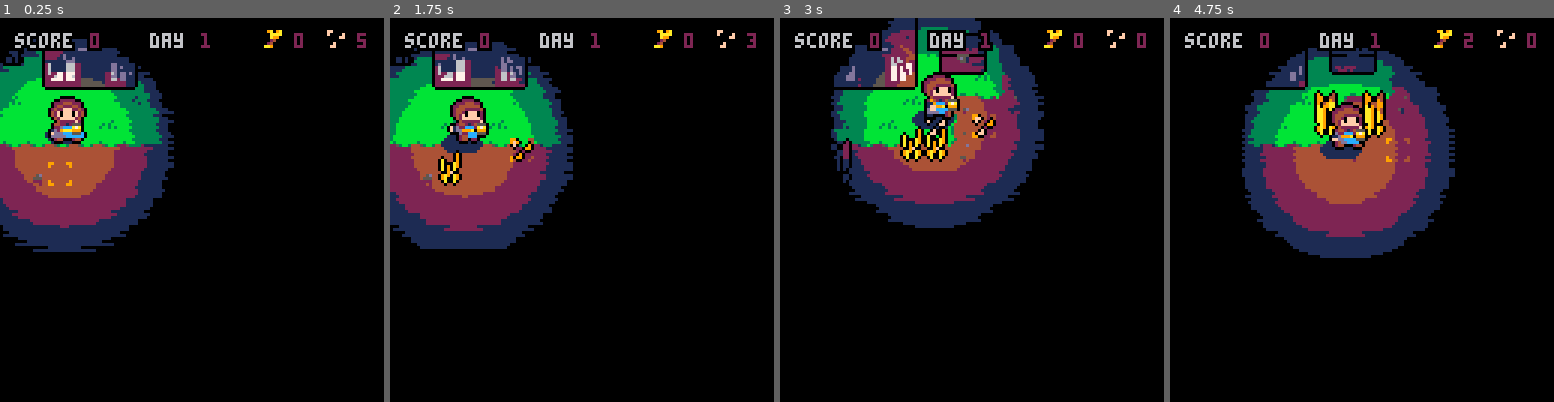
Above: before the commit, frames 1-4 (left to right).
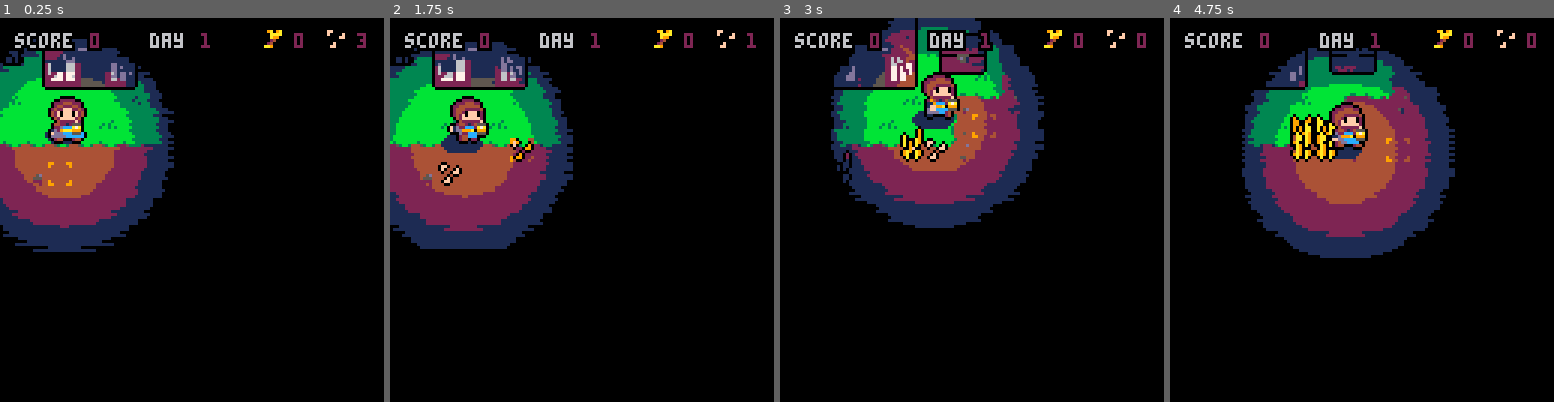
Above: after the commit, the same moments.

Repository: jessemillar/darkest-moon
Game: PICO-8 cartridge darkest-moon.p8
The game is run twice, just before and just after one commit, with the same random seed, the same clock (stepped at 60 frames per second) and the same inputs.
Inputs:
- Up to frame 1 (0.25 s): no input
- Up to frame 2 (1.75 s): tap X (X key) at 0.33, 1.07 s; tap O (Z key) at 0.7, 1.7 s; hold Right from 1.6 s (still down)
- Up to frame 3 (3 s): tap X (X key) at 1.85, 2.97 s; release Right at 2.1 s; tap O (Z key) at 2.1, 2.5, 2.9 s; hold Up 2.15-2.42 s; hold Right from 2.47 s (still down)
- Up to frame 4 (4.75 s): release Right at 3.03 s; hold Left 3.08-3.58 s; tap O (Z key) every 0.4 s from 3.3 to 4.5 s; hold Down 3.63-3.97 s; hold Right 4.02-4.68 s; tap X (X key) at 4.08 s; hold Up from 4.73 s (still down)

The runs differ from the first frame. In frame 1, less than 0.1% of the frame differs, in the area x 92-96%, y 4-7%; in frame 2, 0.4%; in frame 3, 0.8%; in frame 4, 2.1%, in the area x 31-79%, y 4-38%.

Commit message:
Working text box for 'Streak up!' messages

Diff:
--- a/darkest-moon.p8
+++ b/darkest-moon.p8
@@ -895,6 +895,124 @@
  end
 end
 
+function tbox(speaker, message) -- add a new text box
+	local linebreak=1 -- keeps track of the last linebreak position
+
+	if #tbox_messages>0 and #tbox_messages%2==1 then -- add an empty line for a "new" dialogue box if a previous message exists in the queue
+		tbox_line(speaker, "")
+	end
+
+	for i=0,flr(#message/26) do -- search through the message and break it into words
+		local line=sub(message, linebreak, linebreak+26) -- lines are 26 characters but grab 26 to do a lookahead check
+
+		if #line==27 and #message>linebreak+26 then -- if we're not near the end of the message
+			for j=#line,0,-1 do -- look backward for the first whitespace character to determine the linebreak
+				if sub(line,j,j)==" " then
+					local lookahead=0
+
+					if j==#line then -- if the line ends perfectly at the end of a word...
+						lookahead=1
+					end
+
+					tbox_line(speaker, sub(line, 0, j+lookahead)) -- add the word to the array
+					linebreak+=j
+					break
+				end
+			end
+		else
+			tbox_line(speaker, line) -- add the rest of the message to the text boxes array
+			break -- only add the message once
+		end
+	end
+end
+
+-- a utility function for easily adding a line to the messages array
+function tbox_line(speaker, line)
+	local line={speaker=speaker, line=line, animation=0}
+	add(tbox_messages, line)
+end
+
+-- check for button presses so we can clear text box messages
+function tbox_interact()
+	if btnp(4) then
+		if #tbox_messages>1 then
+			if tbox_messages[2].animation==#tbox_messages[2].line then
+				tbox_dismiss()
+			end
+		elseif #tbox_messages>0 then
+			if tbox_messages[1].animation==#tbox_messages[1].line then
+				tbox_dismiss()
+			end
+		end
+	end
+end
+
+function tbox_dismiss()
+	sfx(10) -- play a sound effect
+
+	if #tbox_messages>1 then -- delete two lines if there are two
+		del(tbox_messages, tbox_messages[1])
+	end
+
+	del(tbox_messages, tbox_messages[1])
+end
+
+-- check if a text box is currently visible (useful if the dialogue clear button is used for other actions as well)
+function tbox_active()
+	if #tbox_messages>0 then
+		return true
+	end
+
+	return false
+end
+
+-- draw the text boxes (if any)
+function tbox_draw()
+	if #tbox_messages>0 then -- only draw if there are messages
+		rectfill(3, 103, 124, 123, 7) -- draw border rectangle
+		rectfill(5, 106, 122, 121, 1) -- draw fill rectangle
+		line(5, 105, 122, 105, 6) -- draw top border shadow
+		line(3, 124, 124, 124, 6) -- draw bottom border shadow
+
+		-- draw the speaker portrait
+		if #tbox_messages[1].speaker>0 then
+			local speaker_width=#tbox_messages[1].speaker*4
+
+			-- limit the width of the speaker box
+			if speaker_width>115 then
+				speaker_width=115
+			end
+
+			rectfill(3, 96, speaker_width+9, 102, 7) -- draw border rectangle
+			rectfill(5, 99, speaker_width+7, 105, 1) -- draw fill rectangle
+			line(5, 98, speaker_width+7, 98, 6) -- draw top border shadow
+
+			print(sub(tbox_messages[1].speaker, 0, 28), 7, 101, 7)
+		end
+
+		-- print the message
+		if tbox_messages[1].animation<#tbox_messages[1].line then
+			sfx(15)
+			tbox_messages[1].animation+=1
+		elseif #tbox_messages>1 and tbox_messages[2].animation<#tbox_messages[2].line then
+			sfx(15)
+			tbox_messages[2].animation+=1
+		end
+
+		print(sub(tbox_messages[1].line, 0, tbox_messages[1].animation), 7, 108, 7)
+		if #tbox_messages>1 then -- only draw a second line if one exist
+			print(sub(tbox_messages[2].line, 0, tbox_messages[2].animation), 7, 115, 7)
+		end
+
+		-- draw and animate the arrow
+		if t%10<5 then
+			spr(63, 116, 116)
+		else
+			spr(63, 116, 117)
+		end
+	end
+end
+
 function _draw()
 	cls() -- clear the screen
 
@@ -932,12 +1050,15 @@
 	clip(0,0,128,128)
 
 	renderHUD()
+	tbox_draw() -- draw the message boxes (if any)
 
 	-- debug_collisions()
 	-- show_performance()
 end
 
 function _init()
+	t=0 -- the text box timer
+	tbox_messages={} -- keep track of text boxes and their line overflows
 	day=1 -- keep track of the "level"
 	score=0
 
@@ -976,12 +1097,18 @@
 end
 
 function _update()
-	-- let all objects update
-	update_entities()
-
-	-- check for collisions
-	-- collision callbacks happen here
-	do_collisions()
+	t=t+1 -- increment the text box timer
+
+	if #tbox_messages==0 then
+		-- let all objects update
+		update_entities()
+
+		-- check for collisions
+		-- collision callbacks happen here
+		do_collisions()
+	end
+
+	tbox_interact()
 end
 
 chest=kind({
@@ -995,8 +1122,20 @@
 
 function chest:walked_into(ob)
 	if player_inventory_harvested>0 then
+		if player_inventory_harvested==player_inventory_seeds_max and player_inventory_seeds==0 then
+			player_harvesting_streak+=1
+
+			if player_harvesting_streak%2 then
+				player_inventory_seeds_max+=1
+			end
+
+			tbox("", "streak up!")
+		else
+			player_harvesting_streak=0
+		end
+
 		sfx(10)
-		score+=player_inventory_harvested*10
+		score+=player_inventory_harvested*10+50*player_harvesting_streak
 		player_inventory_harvested=0
 	end
 end
@@ -1197,7 +1336,9 @@
 player_sleeping=false
 player_waking=false
 player_inventory_harvested=0
-player_inventory_seeds=5
+player_inventory_seeds_max=3
+player_inventory_seeds=player_inventory_seeds_max
+player_harvesting_streak=0
 
 player_sprites={
 	2,2,32,8
@@ -1234,6 +1375,19 @@
 			end
 		else
 			self.frm=0
+		end
+
+		-- constrain the player to the screen
+		if self.pos.x<0 then
+			self.pos.x=0
+		elseif self.pos.x>128 then
+			self.pos.x=128
+		end
+
+		if self.pos.y<0 then
+			self.pos.y=0
+		elseif self.pos.y>128 then
+			self.pos.y=128
 		end
 
 		-- update shadow position
@@ -1283,6 +1437,7 @@
 			mrdr.pos.x=flr(rnd(128))
 			mrdr.pos.y=150
 			self.facing=4
+			player_inventory_seeds=player_inventory_seeds_max
 		end
 
 		if player_waking then
@@ -1318,6 +1473,8 @@
 
 	spr(143,pos.x-4,pos.y-4)
 end
+
+wheat_growth_rate=35
 
 wheat=kind({
 	extends=entity,
@@ -1328,10 +1485,14 @@
 
 function wheat:s_default(t)
 	-- grow
-	if self.t>0 and self.t%25==0 then -- define the growth rate with modulus
+	if self.t>0 and self.t%wheat_growth_rate==0 then -- define the growth rate with modulus
 		if self.growth<3 then
 			self.growth+=1
 		end
+	end
+
+	if player_sleeping or player_waking then
+		self.state="s_destroy"
 	end
 
 	collide(self,"cbox",self.hit_object)
--- /dev/null
+++ b/src/12_textboxes.p8
@@ -0,0 +1,117 @@
+function tbox(speaker, message) -- add a new text box
+	local linebreak=1 -- keeps track of the last linebreak position
+
+	if #tbox_messages>0 and #tbox_messages%2==1 then -- add an empty line for a "new" dialogue box if a previous message exists in the queue
+		tbox_line(speaker, "")
+	end
+
+	for i=0,flr(#message/26) do -- search through the message and break it into words
+		local line=sub(message, linebreak, linebreak+26) -- lines are 26 characters but grab 26 to do a lookahead check
+
+		if #line==27 and #message>linebreak+26 then -- if we're not near the end of the message
+			for j=#line,0,-1 do -- look backward for the first whitespace character to determine the linebreak
+				if sub(line,j,j)==" " then
+					local lookahead=0
+
+					if j==#line then -- if the line ends perfectly at the end of a word...
+						lookahead=1
+					end
+
+					tbox_line(speaker, sub(line, 0, j+lookahead)) -- add the word to the array
+					linebreak+=j
+					break
+				end
+			end
+		else
+			tbox_line(speaker, line) -- add the rest of the message to the text boxes array
+			break -- only add the message once
+		end
+	end
+end
+
+-- a utility function for easily adding a line to the messages array
+function tbox_line(speaker, line)
+	local line={speaker=speaker, line=line, animation=0}
+	add(tbox_messages, line)
+end
+
+-- check for button presses so we can clear text box messages
+function tbox_interact()
+	if btnp(4) then
+		if #tbox_messages>1 then
+			if tbox_messages[2].animation==#tbox_messages[2].line then
+				tbox_dismiss()
+			end
+		elseif #tbox_messages>0 then
+			if tbox_messages[1].animation==#tbox_messages[1].line then
+				tbox_dismiss()
+			end
+		end
+	end
+end
+
+function tbox_dismiss()
+	sfx(10) -- play a sound effect
+
+	if #tbox_messages>1 then -- delete two lines if there are two
+		del(tbox_messages, tbox_messages[1])
+	end
+
+	del(tbox_messages, tbox_messages[1])
+end
+
+-- check if a text box is currently visible (useful if the dialogue clear button is used for other actions as well)
+function tbox_active()
+	if #tbox_messages>0 then
+		return true
+	end
+
+	return false
+end
+
+-- draw the text boxes (if any)
+function tbox_draw()
+	if #tbox_messages>0 then -- only draw if there are messages
+		rectfill(3, 103, 124, 123, 7) -- draw border rectangle
+		rectfill(5, 106, 122, 121, 1) -- draw fill rectangle
+		line(5, 105, 122, 105, 6) -- draw top border shadow
+		line(3, 124, 124, 124, 6) -- draw bottom border shadow
+
+		-- draw the speaker portrait
+		if #tbox_messages[1].speaker>0 then
+			local speaker_width=#tbox_messages[1].speaker*4
+
+			-- limit the width of the speaker box
+			if speaker_width>115 then
+				speaker_width=115
+			end
+
+			rectfill(3, 96, speaker_width+9, 102, 7) -- draw border rectangle
+			rectfill(5, 99, speaker_width+7, 105, 1) -- draw fill rectangle
+			line(5, 98, speaker_width+7, 98, 6) -- draw top border shadow
+
+			print(sub(tbox_messages[1].speaker, 0, 28), 7, 101, 7)
+		end
+
+		-- print the message
+		if tbox_messages[1].animation<#tbox_messages[1].line then
+			sfx(15)
+			tbox_messages[1].animation+=1
+		elseif #tbox_messages>1 and tbox_messages[2].animation<#tbox_messages[2].line then
+			sfx(15)
+			tbox_messages[2].animation+=1
+		end
+
+		print(sub(tbox_messages[1].line, 0, tbox_messages[1].animation), 7, 108, 7)
+		if #tbox_messages>1 then -- only draw a second line if one exist
+			print(sub(tbox_messages[2].line, 0, tbox_messages[2].animation), 7, 115, 7)
+		end
+
+		-- draw and animate the arrow
+		if t%10<5 then
+			spr(63, 116, 116)
+		else
+			spr(63, 116, 117)
+		end
+	end
+end
--- a/src/_draw.p8
+++ b/src/_draw.p8
@@ -35,6 +35,7 @@
 	clip(0,0,128,128)
 
 	renderHUD()
+	tbox_draw() -- draw the message boxes (if any)
 
 	-- debug_collisions()
 	-- show_performance()
--- a/src/_init.p8
+++ b/src/_init.p8
@@ -1,4 +1,6 @@
 function _init()
+	t=0 -- the text box timer
+	tbox_messages={} -- keep track of text boxes and their line overflows
 	day=1 -- keep track of the "level"
 	score=0
 
--- a/src/_update.p8
+++ b/src/_update.p8
@@ -1,8 +1,14 @@
 function _update()
-	-- let all objects update
-	update_entities()
+	t=t+1 -- increment the text box timer
 
-	-- check for collisions
-	-- collision callbacks happen here
-	do_collisions()
+	if #tbox_messages==0 then
+		-- let all objects update
+		update_entities()
+
+		-- check for collisions
+		-- collision callbacks happen here
+		do_collisions()
+	end
+
+	tbox_interact()
 end
--- a/src/chest.p8
+++ b/src/chest.p8
@@ -9,8 +9,20 @@
 
 function chest:walked_into(ob)
 	if player_inventory_harvested>0 then
+		if player_inventory_harvested==player_inventory_seeds_max and player_inventory_seeds==0 then
+			player_harvesting_streak+=1
+
+			if player_harvesting_streak%2 then
+				player_inventory_seeds_max+=1
+			end
+
+			tbox("", "streak up!")
+		else
+			player_harvesting_streak=0
+		end
+
 		sfx(10)
-		score+=player_inventory_harvested*10
+		score+=player_inventory_harvested*10+50*player_harvesting_streak
 		player_inventory_harvested=0
 	end
 end
--- a/src/player.p8
+++ b/src/player.p8
@@ -2,7 +2,9 @@
 player_sleeping=false
 player_waking=false
 player_inventory_harvested=0
-player_inventory_seeds=5
+player_inventory_seeds_max=3
+player_inventory_seeds=player_inventory_seeds_max
+player_harvesting_streak=0
 
 player_sprites={
 	2,2,32,8
@@ -39,6 +41,19 @@
 			end
 		else
 			self.frm=0
+		end
+
+		-- constrain the player to the screen
+		if self.pos.x<0 then
+			self.pos.x=0
+		elseif self.pos.x>128 then
+			self.pos.x=128
+		end
+
+		if self.pos.y<0 then
+			self.pos.y=0
+		elseif self.pos.y>128 then
+			self.pos.y=128
 		end
 
 		-- update shadow position
@@ -88,6 +103,7 @@
 			mrdr.pos.x=flr(rnd(128))
 			mrdr.pos.y=150
 			self.facing=4
+			player_inventory_seeds=player_inventory_seeds_max
 		end
 
 		if player_waking then
--- a/src/wheat.p8
+++ b/src/wheat.p8
@@ -1,3 +1,5 @@
+wheat_growth_rate=35
+
 wheat=kind({
 	extends=entity,
 	cbox=make_box(-4,4,3,11),
@@ -7,10 +9,14 @@
 
 function wheat:s_default(t)
 	-- grow
-	if self.t>0 and self.t%25==0 then -- define the growth rate with modulus
+	if self.t>0 and self.t%wheat_growth_rate==0 then -- define the growth rate with modulus
 		if self.growth<3 then
 			self.growth+=1
 		end
+	end
+
+	if player_sleeping or player_waking then
+		self.state="s_destroy"
 	end
 
 	collide(self,"cbox",self.hit_object)
Not shown, changed: 17 lines of the sprite sheet (__gfx__) section of darkest-moon.p8
Not shown, changed: 17 lines of the sprite sheet (__gfx__) section of src/_assets.p8
